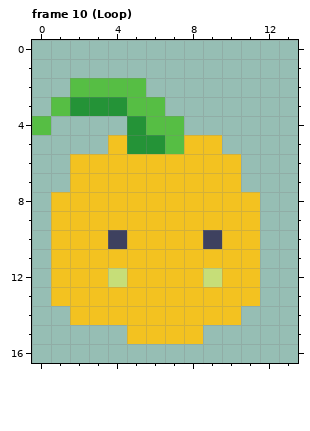
Pixel-art file: Assets/Sprites/player.aseprite. Above, as it was before the edit.
14x17 pixels, 13 frames. Shown: frame 10 (Loop). The commit also changed other frames, which this record leaves out.
New version:
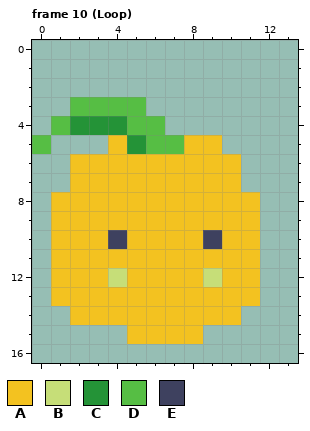
Palette (. is transparent): A #f3c220  B #c6de78  C #249337  D #56be44  E #3e415f
The edit:
Frame 10 (Loop), layer "Layer 2":
The author put colour C in row 4 at x 2 to 4.
The author put colour D in row 4 at x 1; in row 5 at x 0.
Colour C becomes colour D in row 3 at x 2 to 4; in row 4 at x 5; in row 5 at x 6.
The author cleared colour D in row 2 at x 2 to 5; in row 3 at x 1 and 6; in row 4 at x 0 and 7.
